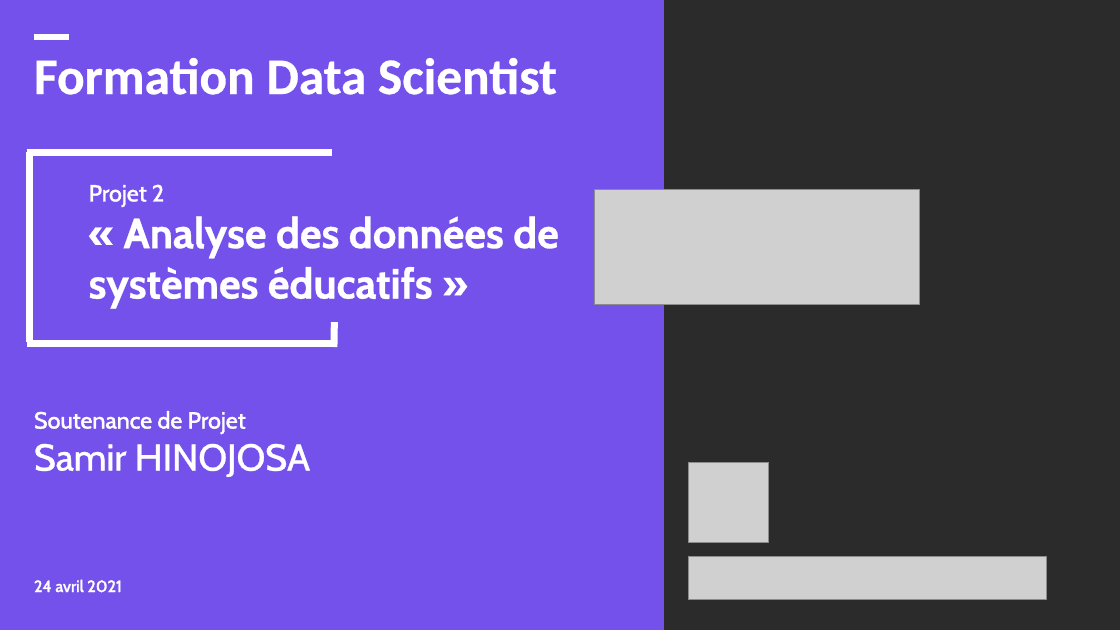
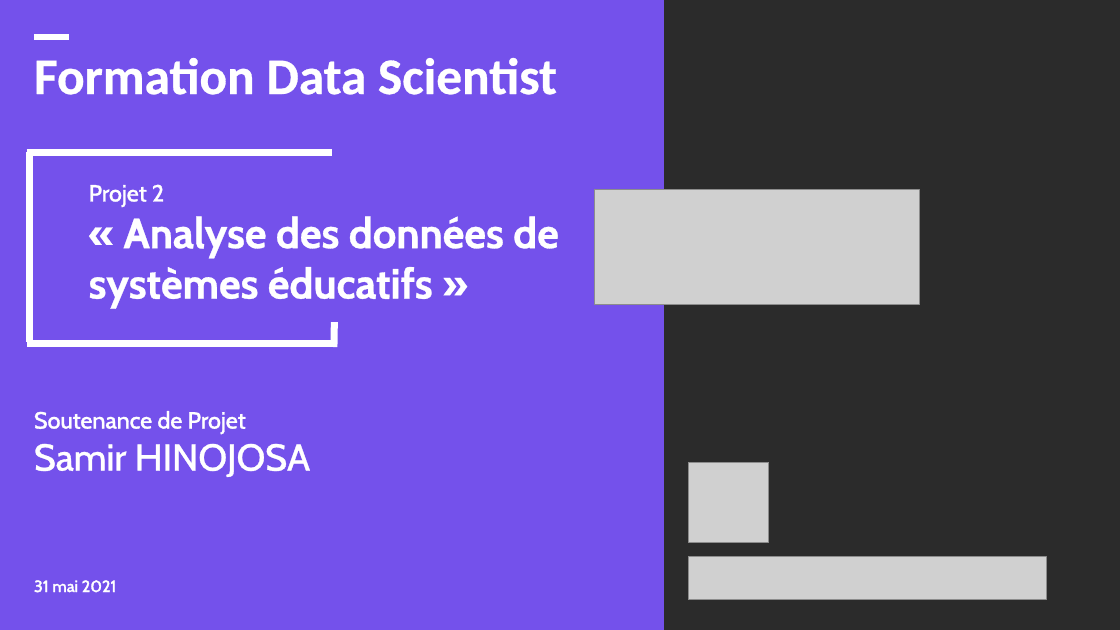
Before and after one commit to samirhinojosa/OC-P2-education-statistics, a slide deck: slide 1 of supports/P2_02_presentation v2 - final.pptx. Drawn at 1120x630 pixels with LibreOffice and Linux fonts; fonts in the diff are those of the drawing; grey boxes stand for pictures; background and template pictures are left out; a plain dark background stands for a picture behind light text. Boxes give left, top, right and bottom in pixels: in the first picture for what was removed or moved away, otherwise in the second. Text is boxed around its words. In the diff, an @@ line names an element or a change of style, - is before the commit and + after.

```diff
--- a/supports/P2_02_presentation v2 - final.pptx
+++ b/supports/P2_02_presentation v2 - final.pptx
@@ text at box(34, 580, 117, 593): text changed @@
-24 avril 2021
+31 mai 2021
```
Also in this commit, not shown: 8 other slides changed, 5 other files.
